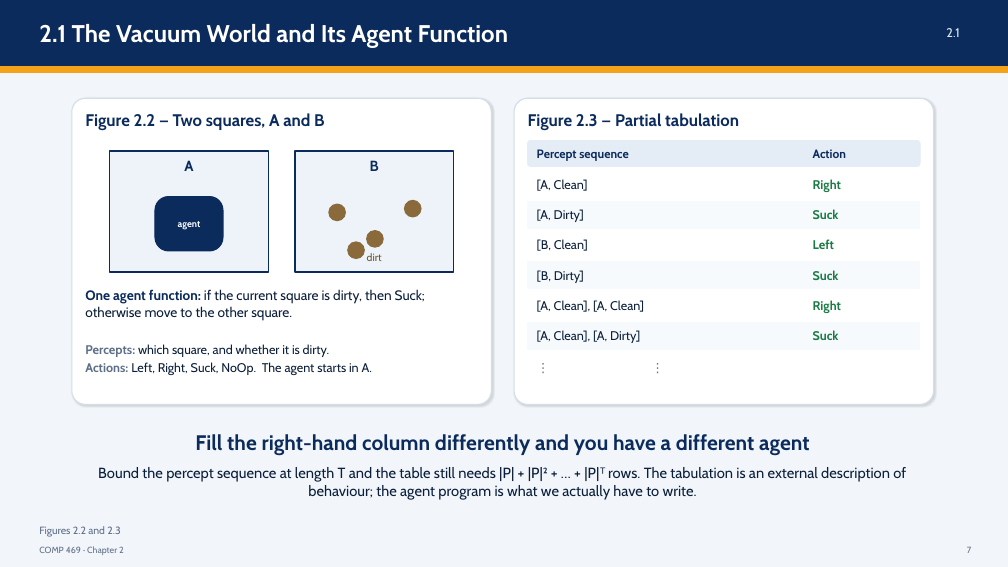
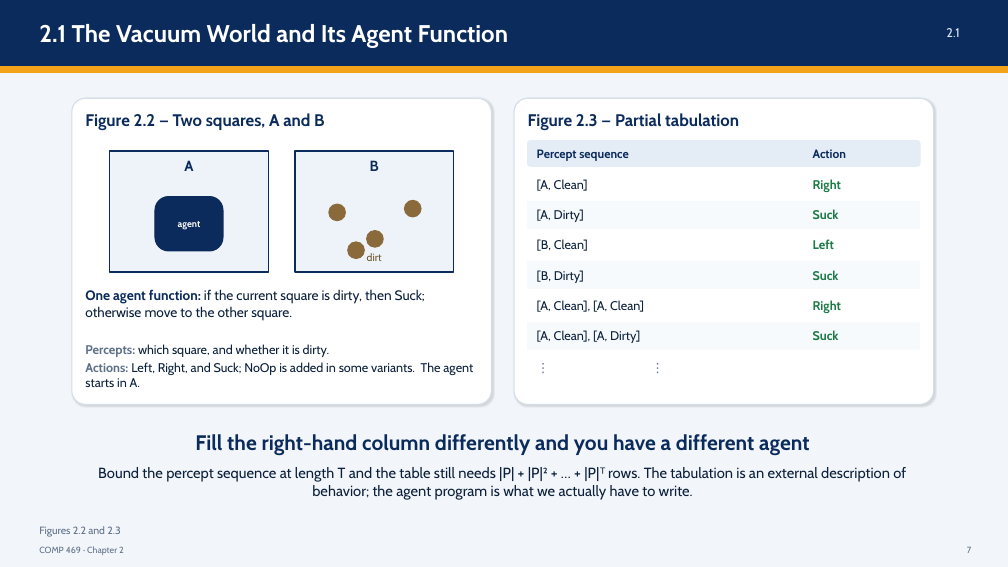
Before and after one commit to DrNatas/Comp_469, a slide deck: slide 7 of Fall 2026/L02 - Intelligent Agents/Chapter 2 - Intelligent Agents.pptx. Drawn at 1008x567 pixels with LibreOffice and Linux fonts; fonts in the diff are those of the drawing. Boxes give left, top, right and bottom in pixels: in the first picture for what was removed or moved away, otherwise in the second. Text is boxed around its words. In the diff, an @@ line names an element or a change of style, - is before the commit and + after.

```diff
--- a/Fall 2026/L02 - Intelligent Agents/Chapter 2 - Intelligent Agents.pptx
+++ b/Fall 2026/L02 - Intelligent Agents/Chapter 2 - Intelligent Agents.pptx
@@ text at <box>85,362,473,387</box>: text changed @@
-Actions: Left, Right, Suck, NoOp. The agent starts in A.
+Actions: Left, Right, and Suck; NoOp is added in some variants. The agent starts in A.
@@ text at <box>98,467,906,500</box>: text changed @@
-Bound the percept sequence at length T and the table still needs |P| + |P|² + … + |P|ᵀ rows. The tabulation is an external description of behaviour; the agent program is what we actually have to write.
+Bound the percept sequence at length T and the table still needs |P| + |P|² + … + |P|ᵀ rows. The tabulation is an external description of behavior; the agent program is what we actually have to write.
```
Also in this commit, not shown: 37 other slides changed, 2 other files.
